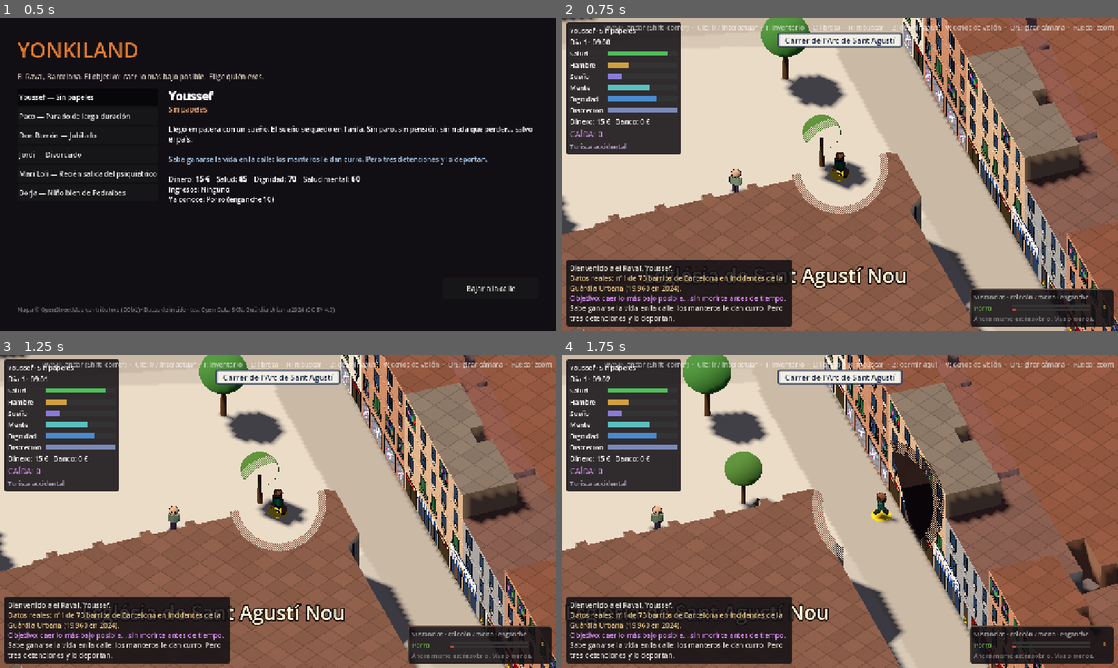
Above: before the commit, frames 1-4 (two rows, left to right).
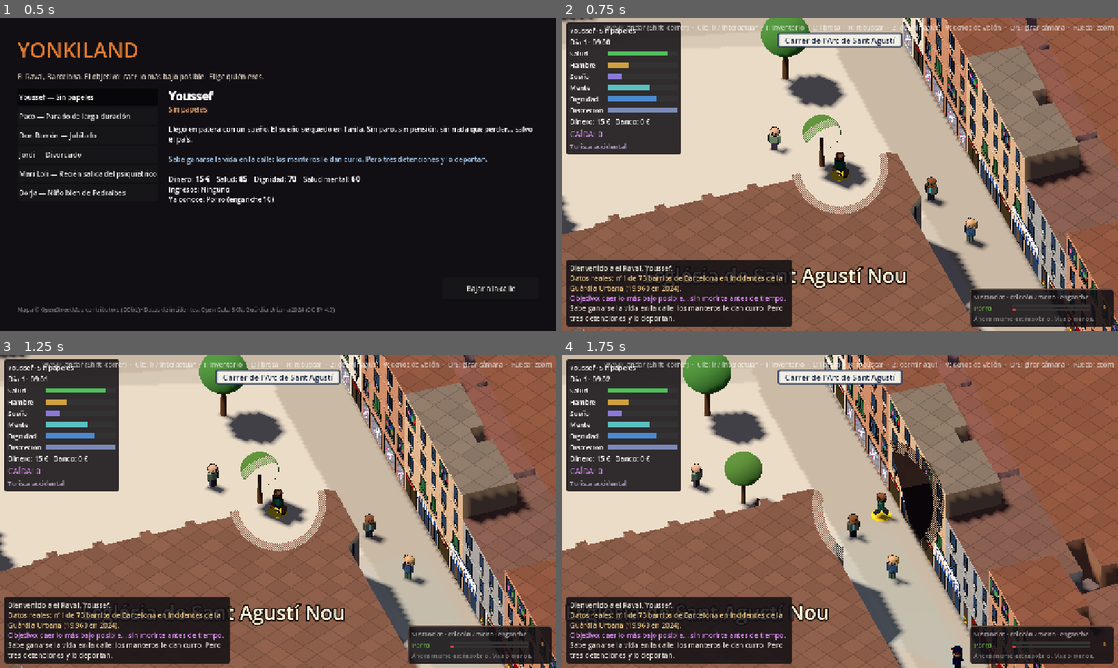
Above: after the commit, the same moments.

Repository: Dylananda/Leavin-The-Dream
Game: Godot game, scene res://scenes/main_menu.tscn
Same seed, same stepped clock (60 frames per second), same inputs: the game is played once before the commit and once after it.
Inputs (mouse positions are in pixels of both pictures, inside the frame that each line leads up to):
- Up to frame 1 (0.5 s): no input
- Up to frame 2 (0.75 s): click "Bajar a la calle" at 0.5 s
- Up to frame 3 (1.25 s): no input
- Up to frame 4 (1.75 s): tap Enter at 1.25 s; move the mouse to (962, 495) at 1.27 s; hold D from 1.28 s (still down); hold Shift from 1.28 s (still down); click (962, 495) at 1.42 s

Frame 1 is identical in both runs. In frame 2, 0.7% of the frame differs, in the area x 30-77%, y 34-75%; in frame 3, 0.8%; in frame 4, 0.9%, in the area x 15-73%, y 34-100%.

Commit message:
Censo: bots latentes que solo tienen cuerpo cuando andan cerca del jugador
Cada bot del barrio es un registro de datos (scripts/censo.gd) y solo los que están a menos de
75 casillas tienen cuerpo en la escena. Los demás no se simulan: al acercarte aparecen donde
les toca por su casa, su rutina y la hora, con lo que les pasó guardado y lo que han olvidado
desde entonces. No se duermen los que te persiguen, a los que debes o los que te dieron un
encargo. Al saltar de sitio aparecen ya colocados; andando, entran por fuera de la vista.

Con 10 veces la población de ahora (unos 2.600 en el censo) el juego va a 60 FPS.
tests/paseo.gd lo mide y el test de humo prueba dormir, despertar y olvidar.

Co-Authored-By: Claude Opus 5.5 <noreply@anthropic.com>

Diff:
--- a/game/scripts/actors/npc.gd
+++ b/game/scripts/actors/npc.gd
@@ -668,7 +668,7 @@
 
 
 ## Prepara un personaje del editor (`d`, ver Personajes): su tipo base con su nombre, su
-## aspecto, su dinero y su velocidad. La casa y la zona las pone World._spawn_personajes.
+## aspecto, su dinero y su velocidad. La casa y la zona las pone Censo.despertar.
 func init_personaje(d: Dictionary) -> void:
 	init_kind(d["tipo"], d["nombre"])
 	personaje = d
@@ -681,8 +681,8 @@
 
 
 ## Casillas de su zona dibujada (las transitables dentro del polígono).
-func set_zona(cells: Array[Vector2i]) -> void:
-	_zona = cells
+func set_zona(cells: Array) -> void:
+	_zona.assign(cells)
 
 
 ## Adónde va a dar una vuelta: al lugar de su rutina a esta hora, si tiene; si no, a
--- /dev/null
+++ b/game/scripts/censo.gd
@@ -0,0 +1,284 @@
+class_name Censo
+extends RefCounted
+## Censo del barrio: todos los bots que existen, se vean o no. Cada uno es un registro de
+## datos; solo los que andan cerca del jugador tienen cuerpo (un Npc en la escena, en
+## World.npcs). Los demás están latentes: no se simulan, porque su casa, su rutina y la hora
+## dicen dónde están; al acercarte se materializan donde les toca y se ponen al día de lo que
+## ha pasado desde la última vez (ver _al_dia). Así puede haber miles de vecinos en el registro
+## y solo se simula lo que tienes alrededor.
+##
+## No se duermen los que tienen asuntos contigo (anclado): te persiguen o te buscan, les debes
+## dinero o te han dado un encargo en marcha. Los que van detrás de otro (perros, el grupo del
+## guía) no tienen registro propio: se duermen y se despiertan con su amo.
+##
+## Un registro: kind, name, personaje (ficha del editor o {}), home, bed, zona (casillas de su
+## polígono), seguidores (tipos de los que le siguen), estado (lo que cambia del Npc, ver
+## ESTADO), visto (GameState.now() al dormirse), pos/pos_t (dónde anda mientras está latente)
+## y npc (su cuerpo, o null).
+
+const CADA := 0.25  ## segundos reales entre repasos
+const RADIO_ACTIVO := 75  ## casillas: los latentes que andan más cerca se materializan...
+const RADIO_DORMIR := 95  ## ... y los que se alejan más se duermen (margen para que no parpadeen)
+const RADIO_VISTA := 62  ## casillas que se ven alrededor del jugador con todo el zoom: nadie aparece ahí de golpe
+const MAX_DESPERTAR := 3  ## cuerpos que se montan como mucho en cada repaso (unos 12 por segundo)
+const SALTO := 20  ## casillas entre dos repasos a partir de las que el jugador no ha andado, ha saltado
+const TANDA := 300  ## registros que se miran en cada repaso (el resto, en los siguientes)
+const VAGA_DESDE := 40  ## a partir de este radio de paseo, mientras duerme se le cambia de sitio...
+const VAGA_CADA := 30.0  ## ... cada tantos minutos de juego
+## Campos del Npc que se guardan al dormirlo y se le devuelven al despertar.
+const ESTADO := ["display_name", "gender", "look", "accessory", "body_size", "speed", "wander_radius",
+	"money", "debt", "debt_due", "robbed", "known", "memory", "last_interaction_day"]
+
+var world: World
+var registros: Array[Dictionary] = []
+var pausado := false  ## sin repasos automáticos (lo usa el test de humo)
+var _timer := 0.0
+var _cursor := 0  ## por dónde va el repaso por tandas
+var _ultima := Vector2i(-9999, -9999)  ## casilla del jugador en el repaso anterior
+
+
+func _init(p_world: World) -> void:
+	world = p_world
+
+
+## Registro de un bot corriente nuevo del tipo `kind`, con su nombre, su casa y quién le sigue.
+func nuevo(kind: String) -> Dictionary:
+	var k: Dictionary = Npc.KINDS[kind]
+	var zone: String = k.get("zone", "")
+	var r := {"kind": kind, "name": Npc._pick_name(kind), "personaje": {},
+		"home": world._zone_cell(zone) if zone != "" else world._default_home(kind),
+		"bed": Vector2i(-1, -1), "zona": [], "seguidores": [], "estado": {}, "visto": GameState.now(), "npc": null}
+	# algunos sacan al perro (Npc.DOG_OWNERS; por encima de 1, más de uno)
+	var p_dog: float = Npc.DOG_OWNERS.get(kind, 0.0)
+	while randf() < p_dog:
+		r["seguidores"].append("perro")
+		p_dog -= 1.0
+	# el guía, con su grupo del free tour
+	if kind == "guia":
+		for i in randi_range(Defs.GUIDE_GROUP.x, Defs.GUIDE_GROUP.y):
+			r["seguidores"].append("turista")
+	registros.append(r)
+	return r
+
+
+## Registro de un personaje del editor (ver Personajes).
+func de_personaje(d: Dictionary) -> Dictionary:
+	var r := {"kind": d["tipo"], "name": d["nombre"], "personaje": d, "home": Vector2i(-1, -1),
+		"bed": Vector2i(-1, -1), "zona": [], "seguidores": [], "estado": {}, "visto": GameState.now(), "npc": null}
+	if d["zona"]["tipo"] == "poligono":
+		r["zona"] = world._cells_in_polygon(d["zona"]["poligono"])
+	registros.append(r)
+	return r
+
+
+## Si anda por la calle a la hora `h`.
+func activo(r: Dictionary, h: int) -> bool:
+	if not r["personaje"].is_empty():
+		return Personajes.activo(r["personaje"], h)
+	return Npc.active_at(r["kind"], h)
+
+
+## Si tiene asuntos contigo y no se puede dormir aunque te alejes.
+func anclado(npc: Npc) -> bool:
+	if npc.mode != "" or npc.debt > 0:
+		return true
+	return GameState.errands.any(func(e): return e["state"] == "activo" and is_same(e["giver"], npc))
+
+
+## Dónde está ahora un latente: el lugar de su rutina a esta hora o su casa; los que pasean
+## mucho (la policía, los repartidores) van cambiando de sitio por su zona.
+func posicion(r: Dictionary) -> Vector2i:
+	if not r["personaje"].is_empty():
+		var l := Personajes.lugar_a(r["personaje"], GameState.hour())
+		if not l.is_empty():
+			return Vector2i(l["x"], l["y"])
+		if r["home"].x < 0:
+			r["home"] = world._personaje_home(r["personaje"], r["zona"])
+		return r["home"]
+	var wander: int = Npc.KINDS[r["kind"]]["wander"]
+	if wander < VAGA_DESDE:
+		return r["home"]
+	if GameState.now() - r.get("pos_t", -INF) >= VAGA_CADA:
+		r["pos"] = world.city.random_walkable_near(r["home"], wander)
+		r["pos_t"] = GameState.now()
+	return r["pos"]
+
+
+## Repasa el censo cada CADA segundos: duerme a los que se han alejado y despierta a los
+## que han entrado en el radio.
+func tick(delta: float) -> void:
+	if pausado:
+		return
+	_timer -= delta
+	if _timer > 0.0:
+		return
+	_timer = CADA
+	# si el jugador ha saltado de sitio (empieza la partida, le llevan a comisaría...), todo
+	# de una vez y cada uno ya en su sitio: no hay tiempo de verlos llegar
+	var salto := _dist(world.player.cell, _ultima) > SALTO
+	_ultima = world.player.cell
+	if salto:
+		repasar(0, 0, true)
+	else:
+		repasar(MAX_DESPERTAR, TANDA)
+
+
+## Duerme a los que se han alejado y despierta, los más cercanos primero, hasta `limite` de
+## los que han entrado en el radio (0: todos; montar un cuerpo cuesta, y de golpe se nota).
+## Con `tanda`, solo mira esos registros, siguiendo por donde lo dejó la vez anterior.
+## Con `en_su_sitio`, los que despiertan a la vista aparecen ya donde les toca.
+func repasar(limite := 0, tanda := 0, en_su_sitio := false) -> void:
+	var h := GameState.hour()
+	var me: Vector2i = world.player.cell
+	var cerca: Array[Dictionary] = []
+	var lote := registros
+	if tanda > 0 and registros.size() > tanda:
+		if _cursor >= registros.size():
+			_cursor = 0
+		lote = registros.slice(_cursor, _cursor + tanda)
+		_cursor += tanda
+	for r in lote:
+		var npc: Npc = r["npc"]
+		if npc != null and not is_instance_valid(npc):
+			r["npc"] = null  # lo ha quitado otro (una detención, un susto...)
+			npc = null
+		if npc != null:
+			if npc.distance_to_cell(me) > RADIO_DORMIR and not anclado(npc):
+				dormir(r)
+		elif activo(r, h):
+			var d := _dist(posicion(r), me)
+			if d <= RADIO_ACTIVO:
+				r["_d"] = d
+				cerca.append(r)
+	if limite > 0 and cerca.size() > limite:
+		cerca.sort_custom(func(a, b): return a["_d"] < b["_d"])
+		cerca.resize(limite)
+	for r in cerca:
+		despertar(r, posicion(r) if en_su_sitio else Vector2i(-1, -1))
+
+
+## Le quita el cuerpo y guarda en el registro lo que le ha pasado.
+func dormir(r: Dictionary) -> void:
+	var npc: Npc = r["npc"]
+	if npc == null:
+		return
+	for k in ESTADO:
+		var v = npc.get(k)
+		r["estado"][k] = v.duplicate(true) if v is Dictionary else v
+	var metas := {}
+	for m in npc.get_meta_list():
+		metas[m] = npc.get_meta(m)
+	r["estado"]["metas"] = metas
+	r["home"] = npc.home
+	r["bed"] = npc.bed
+	r["visto"] = GameState.now()
+	for f in world.npcs.filter(func(n): return n.amo == npc):
+		world.npcs.erase(f)
+		f.queue_free()
+	world.npcs.erase(npc)
+	npc.queue_free()
+	r["npc"] = null
+
+
+## Le da cuerpo donde le toca estar: lejos de la vista si está cerca, y yendo hacia su sitio.
+## Con `junto_a`, aparece ahí mismo (las pruebas y el botón «Probar en el juego»).
+func despertar(r: Dictionary, junto_a := Vector2i(-1, -1)) -> Npc:
+	var npc := Npc.new()
+	if r["personaje"].is_empty():
+		npc.init_kind(r["kind"], r["name"])
+		npc.home = r["home"]
+	else:
+		npc.init_personaje(r["personaje"])
+		npc.set_zona(r["zona"])
+		r["home"] = world._personaje_home(r["personaje"], r["zona"])
+		npc.home = r["home"]
+	_al_dia(npc, r)
+	npc.player = world.player
+	npc.world = world
+	world.city.entities.add_child(npc)
+	var goal := posicion(r)
+	var start := goal
+	var me: Vector2i = world.player.cell
+	if junto_a.x >= 0:
+		start = junto_a
+		goal = junto_a
+	elif _dist(goal, me) < RADIO_VISTA:
+		# está a la vista: que llegue andando desde fuera, no que aparezca de la nada
+		var dir := Vector2(goal - me)
+		dir = dir.normalized() if dir.length() > 0.5 else Vector2.RIGHT.rotated(randf() * TAU)
+		start = world.city.nearest_walkable(me + Vector2i(dir * (RADIO_VISTA + 4)))
+	npc.setup(world.city, world.city.random_walkable_near(start, 2))
+	if start != goal:
+		npc.walk_to(world.city.random_walkable_near(goal, 2))
+	npc.caught_player.connect(world._on_caught)
+	world.npcs.append(npc)
+	if Npc.KINDS[r["kind"]].has("bed") and r["personaje"].is_empty():
+		if r["bed"].x < 0:
+			r["bed"] = world._bed_for(npc)
+		npc.bed = r["bed"]
+	for kind in r["seguidores"]:
+		world._spawn_follower(kind, npc)
+	r["npc"] = npc
+	return npc
+
+
+## Le devuelve lo que guardó al dormirse y le pone al día del tiempo que ha pasado latente:
+## a quien le robaron vuelve a llevar algo encima y lo que le hiciste se va olvidando
+## (Defs.LATENT_*), igual que olvida la gente de verdad. El rencor fuerte dura más.
+func _al_dia(npc: Npc, r: Dictionary) -> void:
+	var e: Dictionary = r["estado"]
+	if e.is_empty():
+		return
+	for k in ESTADO:
+		if e.has(k):
+			npc.set(k, e[k].duplicate(true) if e[k] is Dictionary else e[k])
+	for m in e.get("metas", {}):
+		npc.set_meta(m, e["metas"][m])
+	var minutes: float = GameState.now() - r["visto"]
+	if npc.robbed and minutes >= Defs.LATENT_ROBBED_FORGET:
+		npc.robbed = false
+		var fresh := Npc.new()
+		fresh.init_kind(npc.kind, npc.display_name)
+		npc.money = maxi(npc.money, fresh.money)
+		fresh.free()
+	var steps := floori(minutes / Defs.LATENT_MEMORY_FADE)
+	if steps > 0:
+		for what in npc.memory.keys():
+			var keep: int = npc.memory[what] - steps / (2 if what in Defs.LATENT_GRUDGES else 1)
+			if keep > 0:
+				npc.memory[what] = keep
+			else:
+				npc.memory.erase(what)
+
+
+## Registro del bot `npc`, o {} si no tiene (los que van detrás de otro).
+func de(npc: Npc) -> Dictionary:
+	for r in registros:
+		if is_same(r["npc"], npc):
+			return r
+	return {}
+
+
+## Si vale la pena guardar al bot aunque se acabe su horario: le conoces o te recuerda.
+func conocido(r: Dictionary) -> bool:
+	if not r["personaje"].is_empty():
+		return true
+	var npc: Npc = r["npc"]
+	if npc != null and is_instance_valid(npc):
+		return npc.known or not npc.memory.is_empty() or npc.debt > 0
+	return r["estado"].get("known", false) or not r["estado"].get("memory", {}).is_empty()
+
+
+## Saca del censo a los latentes que ya no andan por la calle a esta hora y no te conocen.
+func olvidar(h: int) -> void:
+	for r in registros.duplicate():
+		if r["npc"] == null and not activo(r, h) and not conocido(r):
+			registros.erase(r)
+
+
+func latentes() -> int:
+	return registros.filter(func(r): return r["npc"] == null).size()
+
+
+static func _dist(a: Vector2i, b: Vector2i) -> int:
+	return maxi(absi(a.x - b.x), absi(a.y - b.y))
--- a/game/scripts/defs.gd
+++ b/game/scripts/defs.gd
@@ -77,6 +77,10 @@
 const UNDERCOVER_CATCH := 0.35
 ## El grupo de un free tour: turistas que siguen al guía (en Ciutat Vella, máximo 15).
 const GUIDE_GROUP := Vector2i(4, 8)
+## Bots latentes (scripts/censo.gd): lo que se pone al día al volver a verlos.
+const LATENT_ROBBED_FORGET := 24.0 * 60.0  ## minutos tras los que al que robaron vuelve a llevar dinero
+const LATENT_MEMORY_FADE := 3.0 * 24.0 * 60.0  ## minutos latente por cada vez que olvida algo que le hiciste...
+const LATENT_GRUDGES := ["robado", "pegado", "timado", "pisado"]  ## ... y esto lo olvida a la mitad de ritmo
 
 ## Escándalo al robar: quién oye el grito (casillas) y lo lejos que llega una llamada a la policía.
 const SCANDAL_HEAR := 20
--- a/game/scripts/personajes.gd
+++ b/game/scripts/personajes.gd
@@ -2,7 +2,7 @@
 extends RefCounted
 ## Personajes únicos hechos con el editor de personajes (editor/editor_personajes.tscn), uno por
 ## archivo en data/personajes/<id>.json. El juego los carga al empezar y saca a cada uno en su
-## zona y a sus horas (ver World._spawn_personajes). Lo que todavía no sabe usar (fuerza,
+## zona y a sus horas (ver Censo). Lo que todavía no sabe usar (fuerza,
 ## misiones, relaciones...) se guarda igual, para cuando lo sepa: ver USADO.
 ##
 ## Las posiciones (polígono de la zona, casa y lugares) van en casillas de la cuadrícula del
--- a/game/scripts/world.gd
+++ b/game/scripts/world.gd
@@ -106,6 +106,7 @@
 var _pending_tries := 0
 var _npc_targets := {}
 var _personajes: Array[Dictionary] = []  ## personajes del editor (ver Personajes)
+var censo: Censo  ## todos los bots del barrio, con cuerpo o latentes (ver Censo)
 var _event_timer := 20.0
 var _respawn_timer := 30.0
 var _last_rummage := -999.0
@@ -168,12 +169,20 @@
 	Npc.reservados.clear()
 	for d in _personajes:
 		Npc.reservados[d["tipo"] + "|" + d["nombre"]] = true
+	# el censo: todos los del barrio en el registro; cuerpo solo los que andan cerca
+	censo = Censo.new(self)
 	for kind in BASE_NPCS:
 		_npc_targets[kind] = _target_count(kind)
 		if Npc.active_at(kind, GameState.hour()):
 			for i in _npc_targets[kind]:
-				_spawn_npc(kind)
-	_spawn_personajes(_probar_id())
+				censo.nuevo(kind)
+	var probar := _probar_id()
+	for d in _personajes:
+		if Npc.KINDS.has(d["tipo"]):
+			var r := censo.de_personaje(d)
+			if d["id"] == probar:
+				censo.despertar(r, player.cell).say("¡Aquí estoy!", 4.0)
+	censo.repasar(0, 0, true)
 
 	hud = Hud.new()
 	add_child(hud)
@@ -248,34 +257,10 @@
 		markers.append(m)
 
 
+## Un bot nuevo del tipo `kind`, en el censo y ya con cuerpo, junto a su casa.
 func _spawn_npc(kind: String) -> Npc:
-	var npc := Npc.new()
-	npc.init_kind(kind)
-	npc.player = player
-	npc.world = self
-	var home: Vector2i
-	var zone: String = Npc.KINDS[kind].get("zone", "")
-	if zone != "":
-		home = _zone_cell(zone)
-	else:
-		home = _default_home(kind)
-	npc.home = home
-	city.entities.add_child(npc)
-	npc.setup(city, city.random_walkable_near(home, 8))
-	npc.caught_player.connect(_on_caught)
-	npcs.append(npc)
-	if Npc.KINDS[kind].has("bed"):
-		npc.bed = _bed_for(npc)
-	# algunos sacan al perro (Npc.DOG_OWNERS; por encima de 1, más de uno)
-	var p_dog: float = Npc.DOG_OWNERS.get(kind, 0.0)
-	while randf() < p_dog:
-		_spawn_follower("perro", npc)
-		p_dog -= 1.0
-	# el guía, con su grupo del free tour
-	if kind == "guia":
-		for i in randi_range(Defs.GUIDE_GROUP.x, Defs.GUIDE_GROUP.y):
-			_spawn_follower("turista", npc)
-	return npc
+	var r := censo.nuevo(kind)
+	return censo.despertar(r, city.random_walkable_near(r["home"], 8))
 
 
 ## Uno que va detrás de `amo` (su perro, un turista del grupo del guía); se va cuando se va él.
@@ -320,40 +305,9 @@
 	return open < Defs.HIDDEN_OPEN_CELLS
 
 
-## Saca a la calle a los personajes del editor (Personajes) que estén en su horario y no
-## anden ya por ahí. Los de un tipo que el juego aún no tiene se quedan en casa.
-## `probar` = id de uno que se pone junto al jugador, sea la hora que sea (botón «Probar en el
-## juego» del editor).
-func _spawn_personajes(probar := "") -> void:
-	var h := GameState.hour()
-	for d in _personajes:
-		if not Npc.KINDS.has(d["tipo"]):
-			continue
-		if d["id"] != probar and not Personajes.activo(d, h):
-			continue
-		if npcs.any(func(n): return n.personaje.get("id", "") == d["id"]):
-			continue
-		var npc := Npc.new()
-		npc.init_personaje(d)
-		npc.player = player
-		npc.world = self
-		var zona: Array[Vector2i] = []
-		if d["zona"]["tipo"] == "poligono":
-			zona = _cells_in_polygon(d["zona"]["poligono"])
-			npc.set_zona(zona)
-		npc.home = _personaje_home(d, zona)
-		city.entities.add_child(npc)
-		var start := player.cell if d["id"] == probar else npc.home
-		npc.setup(city, city.random_walkable_near(start, 3 if d["id"] == probar else 2))
-		npc.caught_player.connect(_on_caught)
-		npcs.append(npc)
-		if d["id"] == probar:
-			npc.say("¡Aquí estoy!", 4.0)
-
-
 ## Dónde vive un personaje del editor: el lugar de su rutina a esta hora, su casa, o una
 ## casilla de su zona.
-func _personaje_home(d: Dictionary, zona: Array[Vector2i]) -> Vector2i:
+func _personaje_home(d: Dictionary, zona: Array) -> Vector2i:
 	var l := Personajes.lugar_a(d, GameState.hour())
 	if not l.is_empty():
 		return city.nearest_walkable(Vector2i(l["x"], l["y"]))
@@ -490,6 +444,7 @@
 	if _event_timer <= 0.0:
 		_event_timer = randf_range(15.0, 35.0) / city.crime_factor("peleas")
 		_random_event()
+	censo.tick(delta)
 	_respawn_timer -= delta
 	if _respawn_timer <= 0.0:
 		_respawn_timer = 30.0
@@ -1241,7 +1196,8 @@
 			get_tree().create_timer(12.0, false).timeout.connect(func(): m.highlighted = false)
 
 
-## Repone los bots que faltan y retira, lejos de tu vista, los que ya no están en su horario.
+## Retira, lejos de tu vista, a los que ya no están en su horario y repone en el censo los
+## que faltan (latentes: se materializan cuando te acercas, ver Censo).
 func _respawn() -> void:
 	var h := GameState.hour()
 	for npc in npcs.duplicate():
@@ -1253,15 +1209,20 @@
 			npc.queue_free()
 			continue
 		if not npc.active(h) and npc.distance_to_cell(player.cell) > DESPAWN_DISTANCE and npc.mode == "":
-			npcs.erase(npc)
-			npc.queue_free()
+			var r := censo.de(npc)
+			if r.is_empty():
+				npcs.erase(npc)
+				npc.queue_free()
+			else:
+				censo.dormir(r)
+	# los que no te conocen se van del barrio al acabar su horario; los demás esperan latentes
+	censo.olvidar(h)
 	for kind in _npc_targets:
 		if not Npc.active_at(kind, h):
 			continue
-		var missing: int = _npc_targets[kind] - npcs.filter(func(n): return n.kind == kind and n.amo == null and n.personaje.is_empty()).size()
-		for i in mini(missing, ceili(_npc_targets[kind] / 4.0)):
-			_spawn_npc(kind)
-	_spawn_personajes()
+		var missing: int = _npc_targets[kind] - censo.registros.filter(func(r): return r["kind"] == kind and r["personaje"].is_empty()).size()
+		for i in missing:
+			censo.nuevo(kind)
 
 
 ## Eventos del barrio: peleas entre yonkis, yonkis que vienen a pedirte y carteristas trabajando.
--- /dev/null
+++ b/game/tests/paseo.gd
@@ -0,0 +1,45 @@
+extends SceneTree
+## Paseo por el barrio para probar el censo (scripts/censo.gd): lleva al jugador a varios
+## sitios lejanos, espera y cuenta cuántos bots tienen cuerpo, cuántos están latentes y los FPS.
+## Con `multiplica`, el censo tiene esas veces más gente (para ver cuánta aguanta).
+## Uso: godot --path game --resolution 1600x900 --script res://tests/paseo.gd -- [multiplica]
+
+const SITIOS := ["MACBA", "Liceu", "Sant Pau del Camp", "Colom", "CCCB", "La Boqueria", "Antic Hospital", "Filmoteca"]
+
+
+func _initialize() -> void:
+	var args := OS.get_cmdline_user_args()
+	var mult := int(args[0]) if args.size() > 0 else 1
+	root.get_node("GameState").new_game("parado")
+	root.get_node("GameState").minute_of_day = 12 * 60.0
+	change_scene_to_file("res://scenes/world.tscn")
+	await process_frame
+	await process_frame
+	var w = current_scene
+	for i in mult - 1:
+		for kind in w.BASE_NPCS:
+			if w.censo.activo({"kind": kind, "personaje": {}}, 12):  # (sin Npc: el script se compila antes del autoload)
+				for j in w._npc_targets[kind]:
+					w.censo.nuevo(kind)
+	var t0 := Time.get_ticks_msec()
+	w.censo.repasar()
+	print("repaso inicial: %d ms" % (Time.get_ticks_msec() - t0))
+	for sitio in SITIOS:
+		for l in w.city._data["labels"]:
+			if sitio in l["text"]:
+				w.player.setup(w.city, w.city.world_to_cell(Vector3(l["x"], 0, l["z"])))
+				w._camera_focus = w.player.position
+				break
+		var frames := 0
+		var t := Time.get_ticks_msec()
+		while Time.get_ticks_msec() - t < 3000:
+			await process_frame
+			frames += 1
+		var t1 := Time.get_ticks_usec()
+		w.censo.repasar(w.censo.MAX_DESPERTAR, w.censo.TANDA)
+		var repaso_ms := (Time.get_ticks_usec() - t1) / 1000.0
+		var n: int = w.censo.registros.size()
+		print("  (un repaso con todo despierto: %.2f ms)" % repaso_ms)
+		print("%-18s %4d con cuerpo (%3d bots en escena)  %5d latentes  %5.1f FPS" % [
+			sitio, n - w.censo.latentes(), w.npcs.size(), w.censo.latentes(), frames / 3.0])
+	quit()
--- a/game/tests/smoke.gd
+++ b/game/tests/smoke.gd
@@ -12,6 +12,8 @@
 		await process_frame
 		await process_frame
 		var world = current_scene
+		world.censo.pausado = true  # que no se duerma nadie a media prueba (el censo se prueba aparte)
+		_test_censo(world)
 		# los que no salen a esta hora (despedidas, lateros...) se crean a mano para probarlos
 		for kind in world.BASE_NPCS:
 			if world.npcs.filter(func(n): return n.kind == kind).is_empty():
@@ -105,6 +107,42 @@
 ## Conversación con IA sin depender de Ollama: contra un puerto en el que no escucha nadie
 ## (el juego debe seguir y avisar en el registro) y con una respuesta inventada que usa
 ## todas las acciones de juego.
+## Censo: el que se aleja se duerme con lo que le ha pasado, el que tiene asuntos contigo no,
+## al volver se acuerda (y con el tiempo olvida).
+func _test_censo(world) -> void:
+	var censo = world.censo
+	var me: Vector2i = world.player.cell
+	var lejos: Vector2i = me
+	while maxi(absi(lejos.x - me.x), absi(lejos.y - me.y)) <= censo.RADIO_DORMIR:
+		lejos = world.city.random_walkable()
+	var r: Dictionary = censo.nuevo("vecino")
+	var npc = censo.despertar(r, me)
+	npc.known = true
+	npc.money = 7
+	npc.remember("pedido")
+	npc.remember("pedido")
+	var name: String = npc.display_name
+	npc.setup(world.city, lejos)
+	npc.debt = 5
+	censo.repasar()
+	_check(is_instance_valid(npc) and npc in world.npcs, "censo: se duerme alguien con asuntos contigo")
+	npc.debt = 0
+	censo.repasar()
+	_check(r["npc"] == null and npc not in world.npcs, "censo: el que se aleja no se duerme")
+	_check(r["estado"]["memory"].get("pedido", 0) == 2, "censo: al dormirse no guarda lo que le hiciste")
+	r["home"] = me
+	censo.repasar()
+	var back = r["npc"]
+	_check(back != null and back.display_name == name and back.known and back.money == 7 and back.remembers("pedido") == 2,
+		"censo: al despertar no es el mismo o no se acuerda")
+	censo.dormir(r)
+	r["visto"] -= Defs.LATENT_MEMORY_FADE * 2.0
+	back = censo.despertar(r, me)
+	_check(back.remembers("pedido") == 0, "censo: no olvida con el tiempo")
+	var n: int = censo.registros.size()
+	print("  censo: OK (%d registros, %d con cuerpo, %d latentes)" % [n, n - censo.latentes(), censo.latentes()])
+
+
 ## Género según el nombre, etiquetas en femenino y el mismo aspecto para el mismo nombre.
 func _test_looks(world) -> void:
 	var npc_script = load("res://scripts/actors/npc.gd")  # cargado aquí: usa los autoloads
Not shown, added: game/scripts/censo.gd.uid
Not shown, changed: docs/ideas.md
